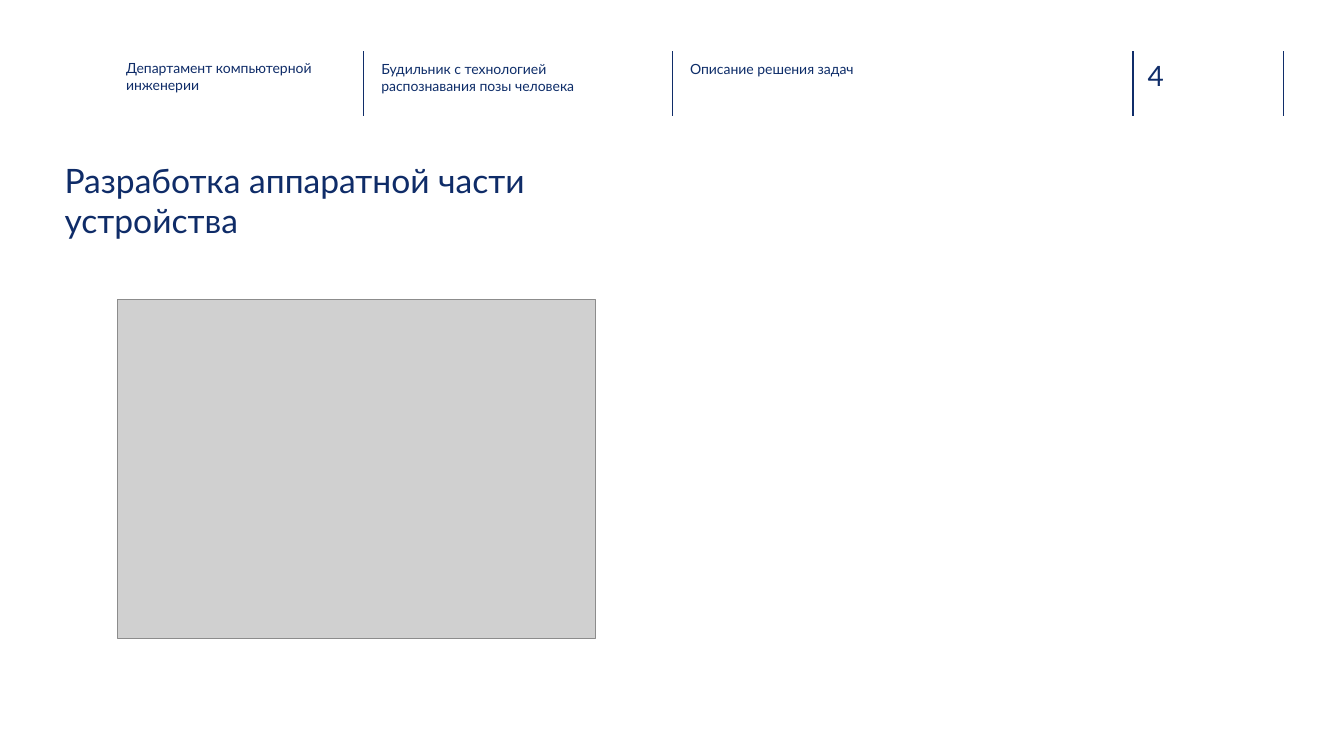
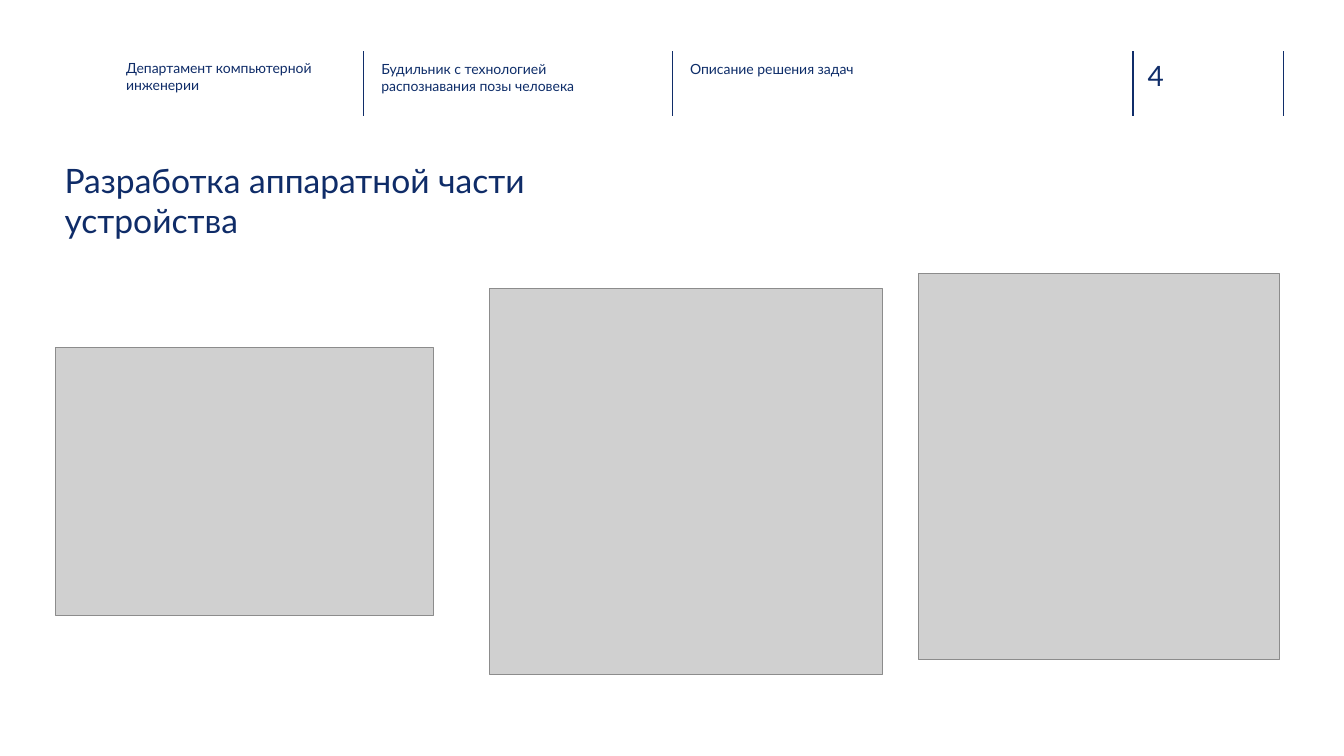
Before and after one commit to SynKolbasyn/alarm_clock, a slide deck: slide 4 of docs/alarm_clock.pptx. Drawn at 1344x756 pixels with LibreOffice and Linux fonts; fonts in the diff are those of the drawing; grey boxes stand for pictures; background and template pictures are left out. Boxes give left, top, right and bottom in pixels: in the first picture for what was removed or moved away, otherwise in the second. Text is boxed around its words. In the diff, an @@ line names an element or a change of style, - is before the commit and + after.

Commit message:
refactor(pptx)

```diff
--- a/docs/alarm_clock.pptx
+++ b/docs/alarm_clock.pptx
@@ picture added at box(489, 288, 883, 675) @@
@@ picture added at box(919, 273, 1279, 659) @@
@@ picture: place and size @@
-picture at box(118, 299, 597, 638)
+picture at box(55, 348, 434, 616)
```
